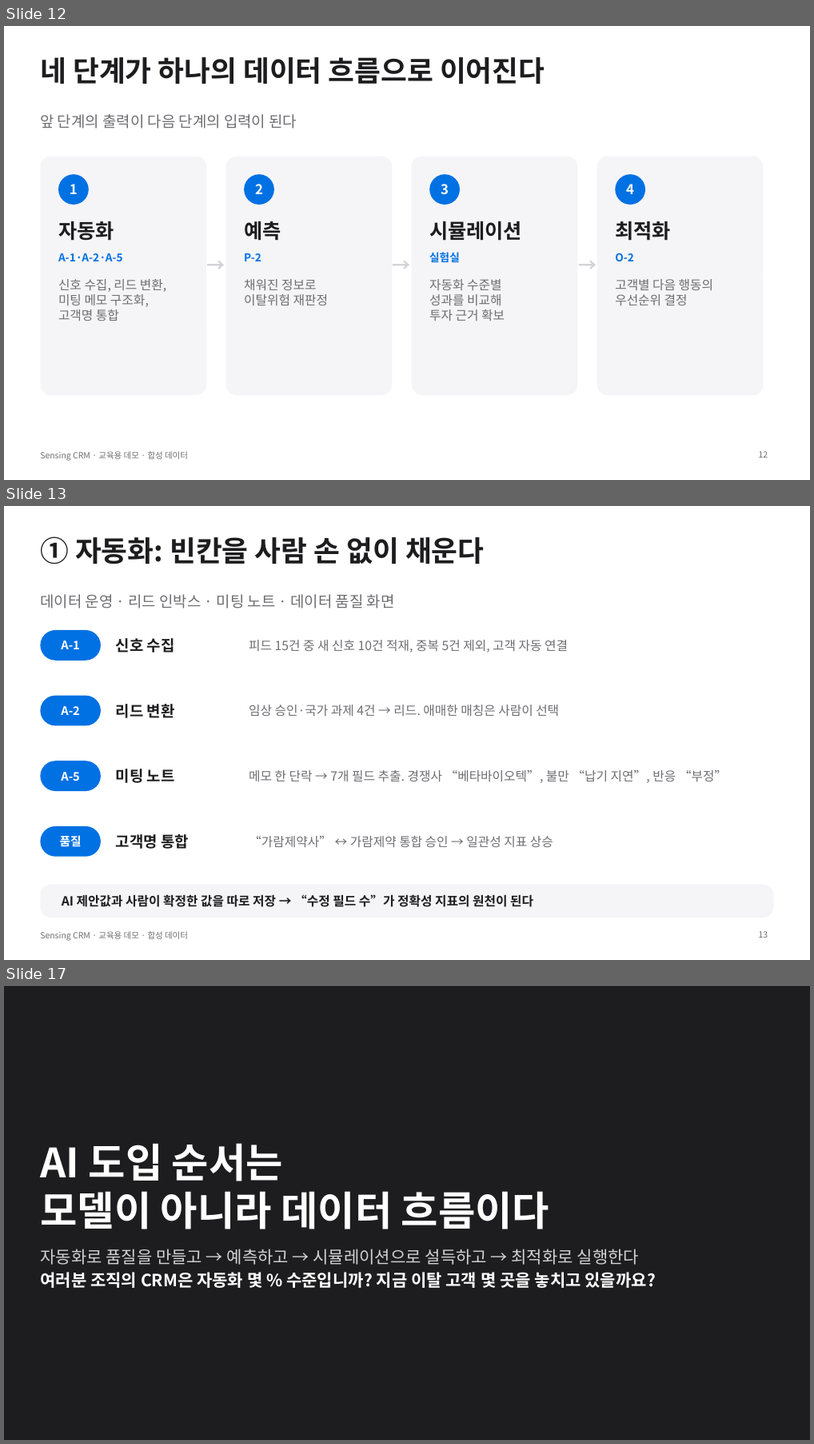
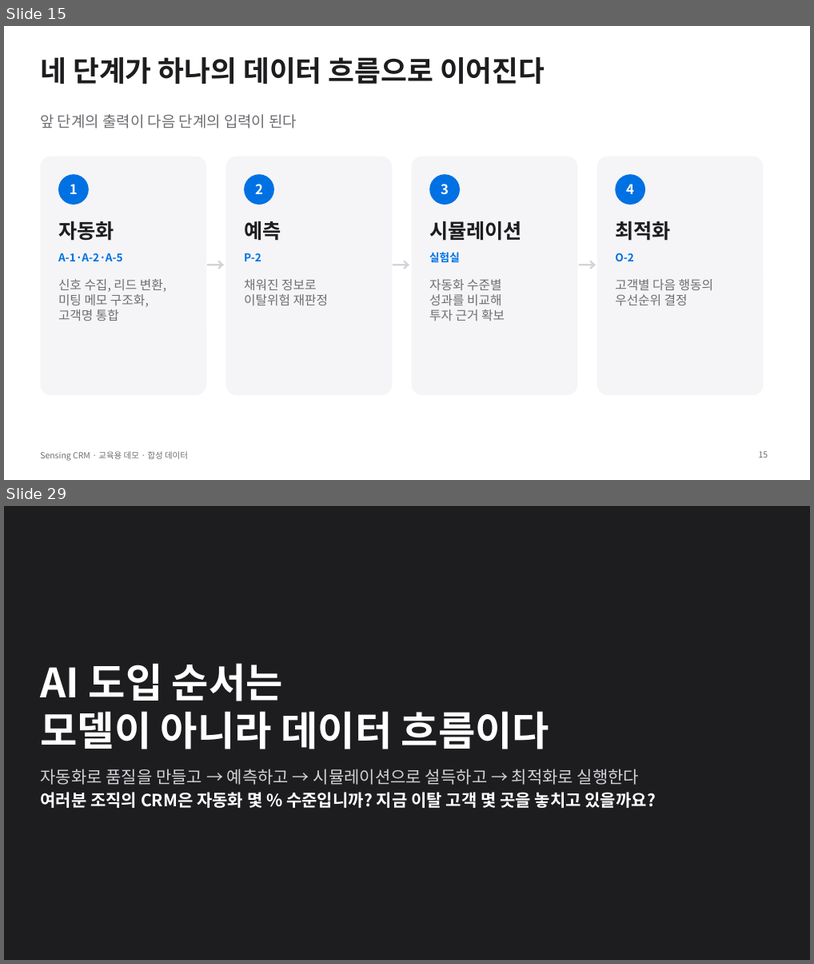
Before and after one commit to donchang07/work2, a slide deck: sensing-crm/docs/lecture/sensing-crm-demo.pptx. Shown one above the other, each under a label of ours: slides 12, 13 and 17 before the commit, slides 15 and 29 after it; the slides between them are not shown. The pictures are 814x1444 and 814x964 pixels, drawn with LibreOffice and Linux fonts; fonts in the diff are those of the drawing. Boxes give left, top, right and bottom in pixels: in the first picture for what was removed or moved away, otherwise in the second. Text is boxed around its words. In the diff, an @@ line names an element or a change of style, - is before the commit and + after.

```diff
--- a/sensing-crm/docs/lecture/sensing-crm-demo.pptx
+++ b/sensing-crm/docs/lecture/sensing-crm-demo.pptx
@@ slide 13 removed at (4, 506, 810, 960), background #FFFFFF; not listed: 1 template element that a slide beside it also shows @@
@@ title removed at (40, 536, 484, 564) @@
-① 자동화: 빈칸을 사람 손 없이 채운다
@@ text removed at (40, 594, 395, 608) @@
-데이터 운영 · 리드 인박스 · 미팅 노트 · 데이터 품질 화면
@@ rounded rectangle removed at (40, 630, 101, 660) @@
@@ text removed at (61, 640, 80, 649) @@
-A-1
@@ text removed at (116, 638, 175, 652) @@
-신호 수집
@@ text removed at (249, 640, 568, 652) @@
-피드 15건 중 새 신호 10건 적재, 중복 5건 제외, 고객 자동 연결
@@ rounded rectangle removed at (40, 696, 101, 725) @@
@@ text removed at (61, 706, 80, 715) @@
-A-2
@@ text removed at (116, 704, 175, 718) @@
-리드 변환
@@ text removed at (249, 704, 559, 716) @@
-임상 승인·국가 과제 4건 → 리드. 애매한 매칭은 사람이 선택
@@ rounded rectangle removed at (40, 760, 101, 791) @@
@@ text removed at (116, 768, 175, 783) @@
-미팅 노트
@@ text removed at (61, 772, 80, 780) @@
-A-5
@@ text removed at (249, 770, 727, 783) @@
-메모 한 단락 → 7개 필드 추출. 경쟁사 “베타바이오텍”, 불만 “납기 지연”, 반응 “부정”
@@ rounded rectangle removed at (40, 826, 101, 856) @@
@@ text removed at (60, 836, 82, 846) @@
-품질
@@ text removed at (116, 834, 189, 848) @@
-고객명 통합
@@ text removed at (249, 836, 554, 847) @@
-“가람제약사” ↔ 가람제약 통합 승인 → 일관성 지표 상승
@@ rounded rectangle removed at (40, 884, 774, 917) @@
@@ text removed at (62, 894, 534, 907) @@
-AI 제안값과 사람이 확정한 값을 따로 저장 → “수정 필드 수”가 정확성 지표의 원천이 된다
@@ page number removed at (759, 931, 769, 937) @@
-13
@@ what was slide 12 is now slide 15 @@
@@ page number at (759, 451, 769, 457): text changed @@
-12
+15
@@ what was slide 17 is now slide 29 @@
```
Also in this commit, not shown: 6 slides changed, 16 slides added, 1 other slide removed, 36 other files.
